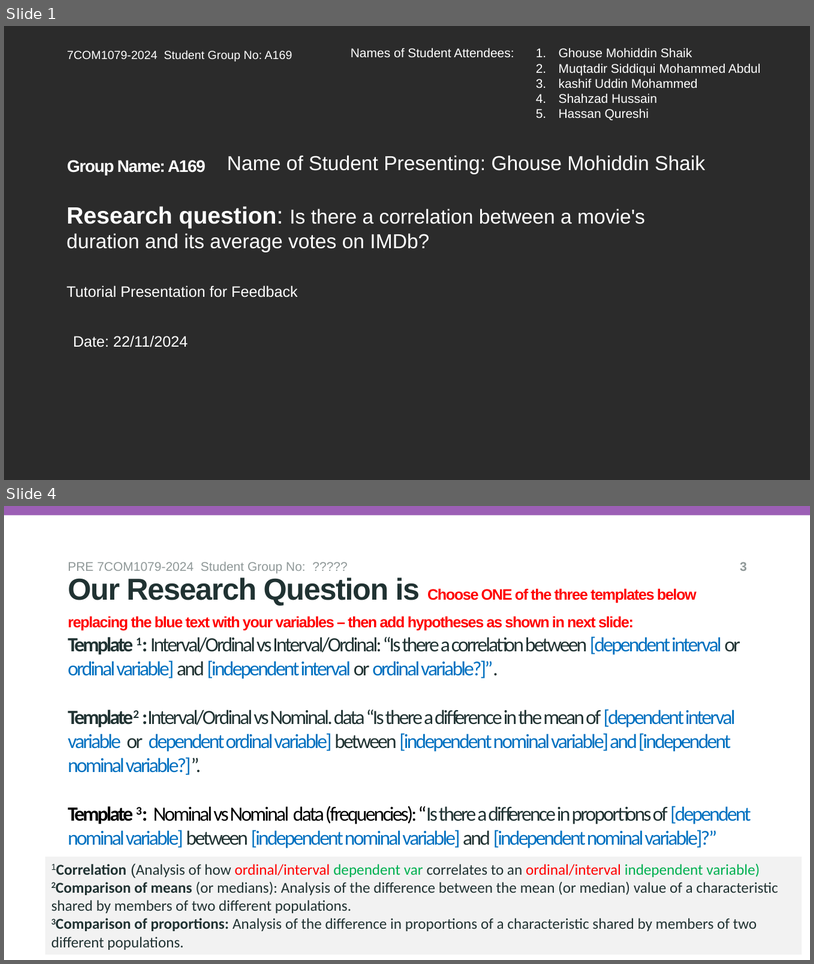
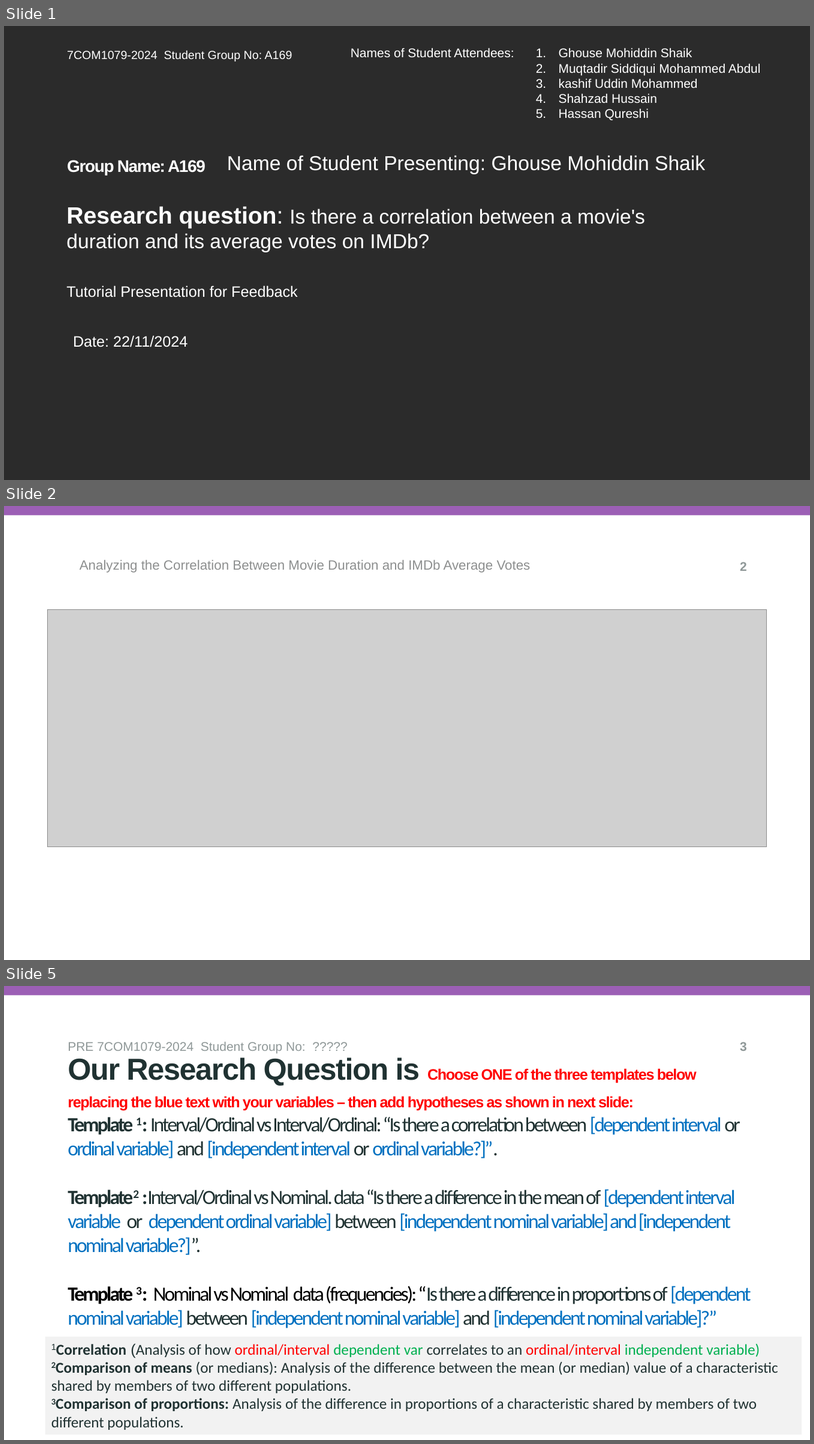
Before and after one commit to esu0hg/Group_A169, a slide deck: reseach_question_presentation_template.pptx. Shown one above the other, each under a label of ours: slides 1 and 4 before the commit, slides 1, 2 and 5 after it; the slides between them are not shown. The pictures are 814x964 and 814x1444 pixels, drawn with LibreOffice and Linux fonts; fonts in the diff are those of the drawing; grey boxes stand for pictures; background and template pictures are left out; a plain dark background stands for a picture behind light text. Boxes give left, top, right and bottom in pixels: in the first picture for what was removed or moved away, otherwise in the second. Text is boxed around its words. In the diff, an @@ line names an element or a change of style, - is before the commit and + after.

```diff
--- a/reseach_question_presentation_template.pptx
+++ b/reseach_question_presentation_template.pptx
@@ slide 2 added at box(4, 506, 810, 960), background #FFFFFF; not listed: 1 template element that a slide beside it also shows @@
@@ text added at box(80, 560, 531, 573), 16 pt, text #8D9090 @@
+Analyzing the Correlation Between Movie Duration and IMDb Average Votes
@@ page number added at box(740, 562, 747, 571), 15 pt, text #8F9898, bold @@
+2
@@ picture added at box(48, 609, 767, 847) @@
@@ what was slide 4 is now slide 5 @@
```
Also in this commit, not shown: 2 slides changed.
